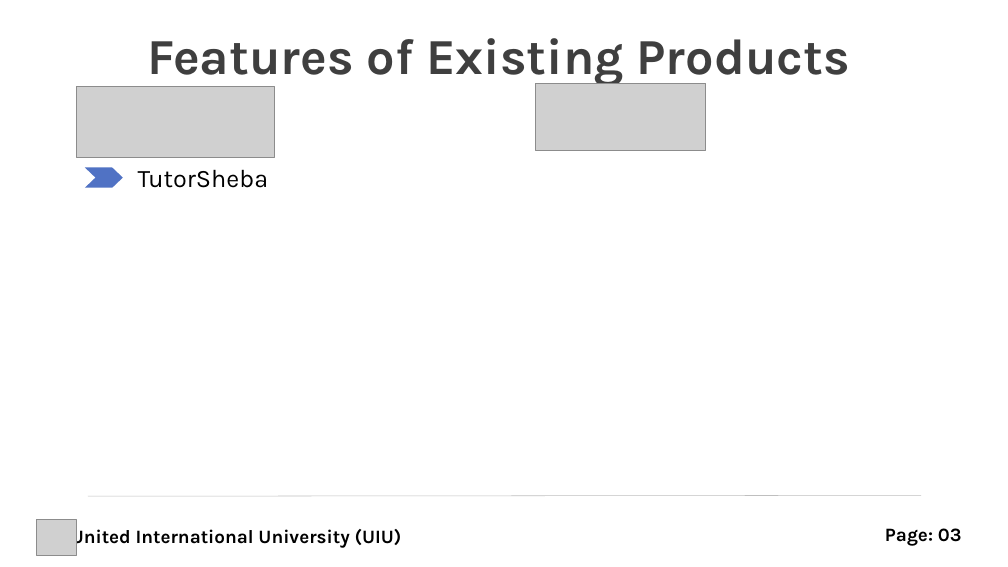
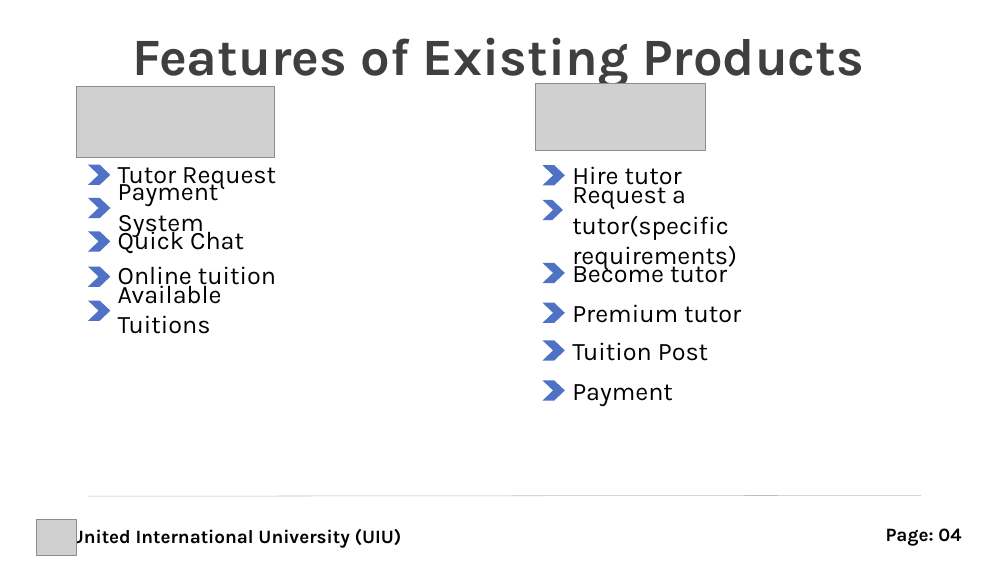
Before and after one commit to rayhanalshorif133/MSCSE-UIU, a slide deck: slide 5 of CSE-6159-SSA/ProTutorBD.pptx. Drawn at 1008x567 pixels with LibreOffice and Linux fonts; fonts in the diff are those of the drawing; grey boxes stand for pictures. Boxes give left, top, right and bottom in pixels: in the first picture for what was removed or moved away, otherwise in the second. Text is boxed around its words. In the diff, an @@ line names an element or a change of style, - is before the commit and + after.

```diff
--- a/CSE-6159-SSA/ProTutorBD.pptx
+++ b/CSE-6159-SSA/ProTutorBD.pptx
@@ text "Features of Existing Products" at (x1=132, y1=37, x2=864, y2=87): size 48 to 50 pt @@
@@ chevron resized from (x1=85, y1=168, x2=123, y2=188) to (x1=88, y1=165, x2=110, y2=185) @@
@@ text at (x1=118, y1=167, x2=276, y2=189): text changed @@
-TutorSheba
+Tutor Request
@@ text added at (x1=118, y1=178, x2=219, y2=237), 24 pt, text #000000 @@
+Payment System
@@ chevron added at (x1=543, y1=165, x2=566, y2=185), fill #5072C4 @@
@@ text added at (x1=572, y1=166, x2=682, y2=191), 24 pt, text #000000 @@
+Hire tutor
@@ chevron added at (x1=88, y1=198, x2=110, y2=219), fill #5072C4 @@
@@ chevron added at (x1=543, y1=200, x2=563, y2=220), fill #5072C4 @@
@@ text added at (x1=572, y1=181, x2=737, y2=270), 24 pt, text #000000 @@
+Request a tutor(specific requirements)
@@ chevron added at (x1=88, y1=231, x2=110, y2=252), fill #5072C4 @@
@@ text added at (x1=118, y1=226, x2=244, y2=254), 24 pt, text #000000 @@
+Quick Chat
@@ chevron added at (x1=88, y1=267, x2=110, y2=287), fill #5072C4 @@
@@ text added at (x1=118, y1=266, x2=276, y2=291), 24 pt, text #000000 @@
+Online tuition
@@ chevron added at (x1=543, y1=263, x2=566, y2=284), fill #5072C4 @@
@@ text added at (x1=572, y1=260, x2=727, y2=283), 24 pt, text #000000 @@
+Become tutor
@@ text added at (x1=118, y1=281, x2=222, y2=334), 24 pt, text #000000 @@
+Available Tuitions
@@ chevron added at (x1=88, y1=301, x2=110, y2=321), fill #5072C4 @@
@@ chevron added at (x1=543, y1=302, x2=566, y2=323), fill #5072C4 @@
@@ text added at (x1=572, y1=304, x2=741, y2=323), 24 pt, text #000000 @@
+Premium tutor
@@ chevron added at (x1=543, y1=340, x2=566, y2=361), fill #5072C4 @@
@@ text added at (x1=572, y1=342, x2=708, y2=361), 24 pt, text #000000 @@
+Tuition Post
@@ chevron added at (x1=543, y1=380, x2=566, y2=401), fill #5072C4 @@
@@ text added at (x1=572, y1=384, x2=673, y2=406), 24 pt, text #000000 @@
+Payment
@@ text at (x1=886, y1=528, x2=961, y2=546): text changed @@
-Page: 03
+Page: 04
```
Also in this commit, not shown: 6 other slides changed, 6 slides added, 2 slides removed.
